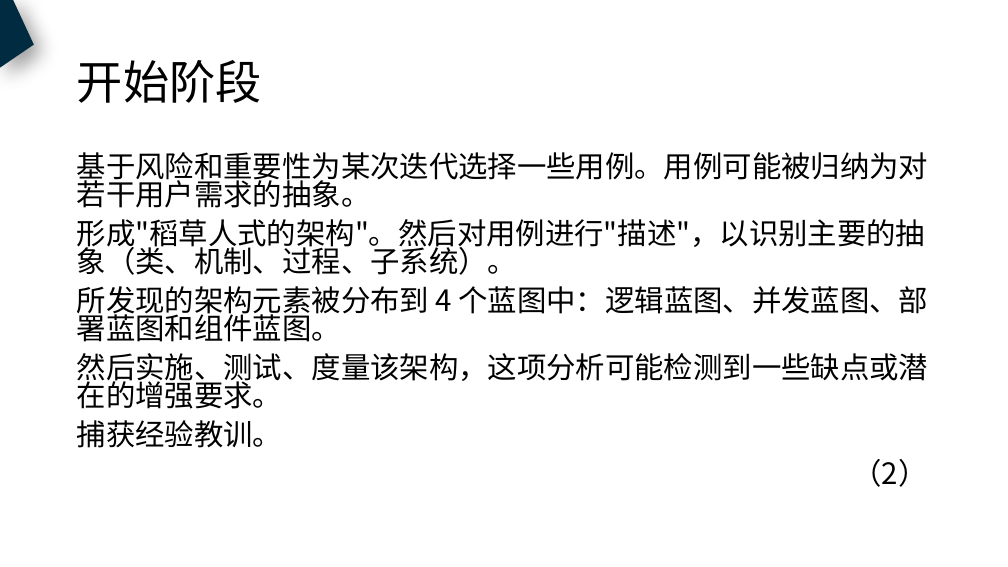
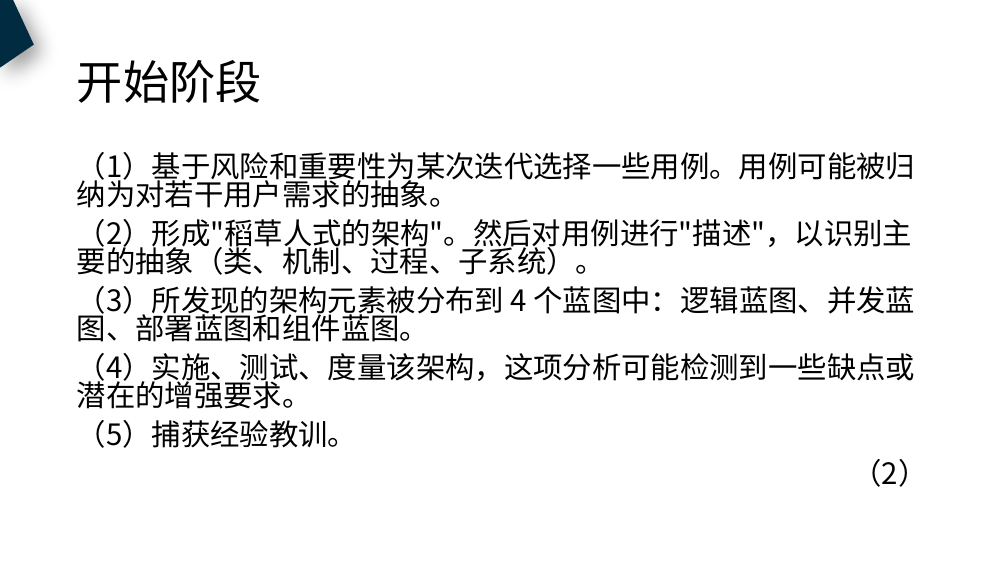
Before and after one commit to PRD2018-G18/PRD2018, a slide deck: slide 49 of 非受控文档/过程文档/UML基础4/UML基础4.pptx (slide 50 before the commit). Drawn at 1008x567 pixels with LibreOffice and Linux fonts; fonts in the diff are those of the drawing. Boxes give left, top, right and bottom in pixels: in the first picture for what was removed or moved away, otherwise in the second. Text is boxed around its words. In the diff, an @@ line names an element or a change of style, - is before the commit and + after.

```diff
--- a/非受控文档/过程文档/UML基础4/UML基础4.pptx
+++ b/非受控文档/过程文档/UML基础4/UML基础4.pptx
@@ text at [77,152,916,448]: text changed @@
-基于风险和重要性为某次迭代选择一些用例。用例可能被归纳为对若干用户需求的抽象。
-形成"稻草人式的架构"。然后对用例进行"描述"，以识别主要的抽象（类、机制、过程、子系统）。
-所发现的架构元素被分布到 4 个蓝图中：逻辑蓝图、并发蓝图、部署蓝图和组件蓝图。
-然后实施、测试、度量该架构，这项分析可能检测到一些缺点或潜在的增强要求。
-捕获经验教训。
+（1）基于风险和重要性为某次迭代选择一些用例。用例可能被归纳为对若干用户需求的抽象。
+（2）形成"稻草人式的架构"。然后对用例进行"描述"，以识别主要的抽象（类、机制、过程、子系统）。
+（3）所发现的架构元素被分布到 4 个蓝图中：逻辑蓝图、并发蓝图、部署蓝图和组件蓝图。
+（4）实施、测试、度量该架构，这项分析可能检测到一些缺点或潜在的增强要求。
+（5）捕获经验教训。
```
Also in this commit, not shown: 37 other slides changed, 8 slides added, 3 slides removed, 1 other file.
